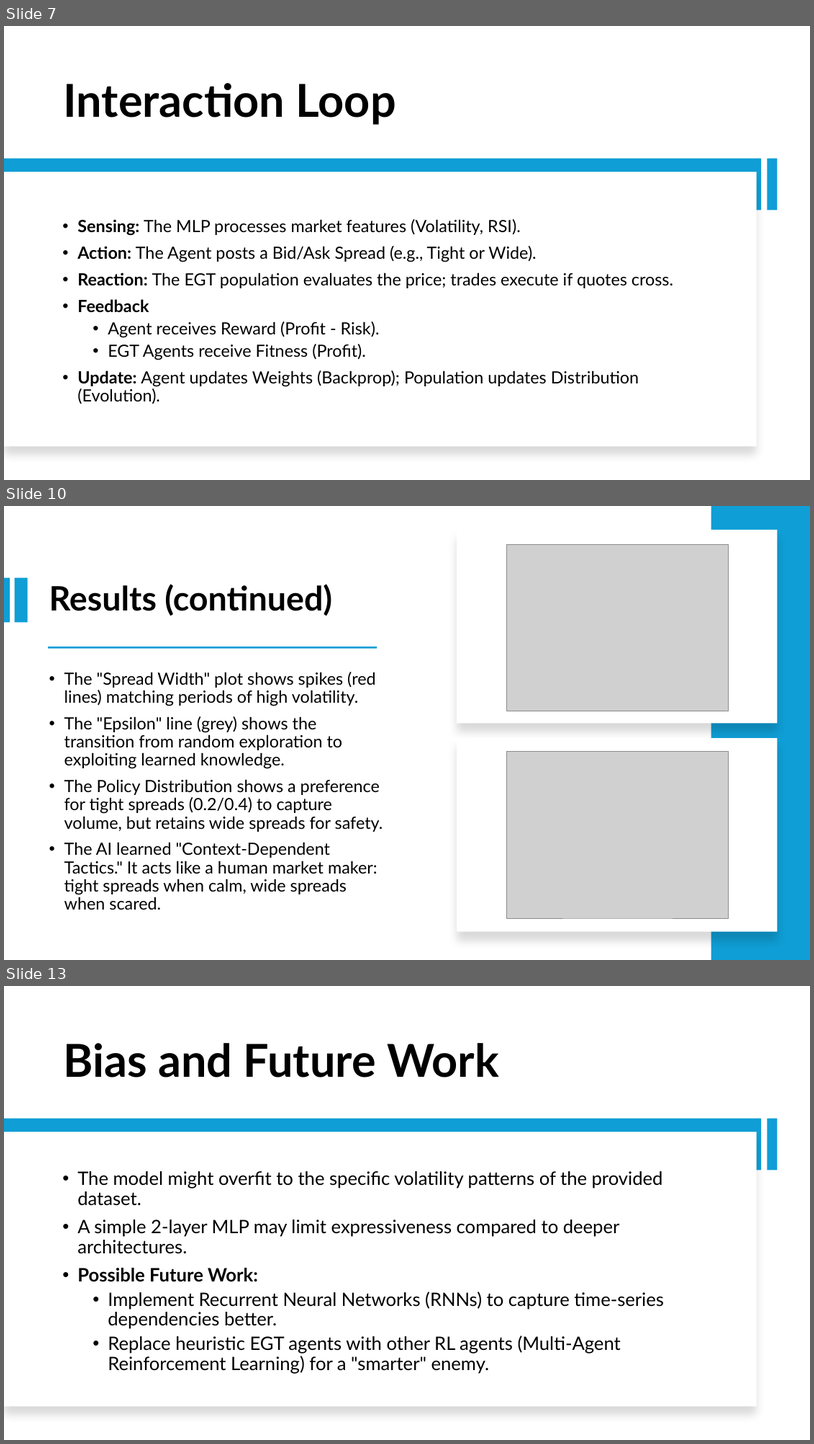
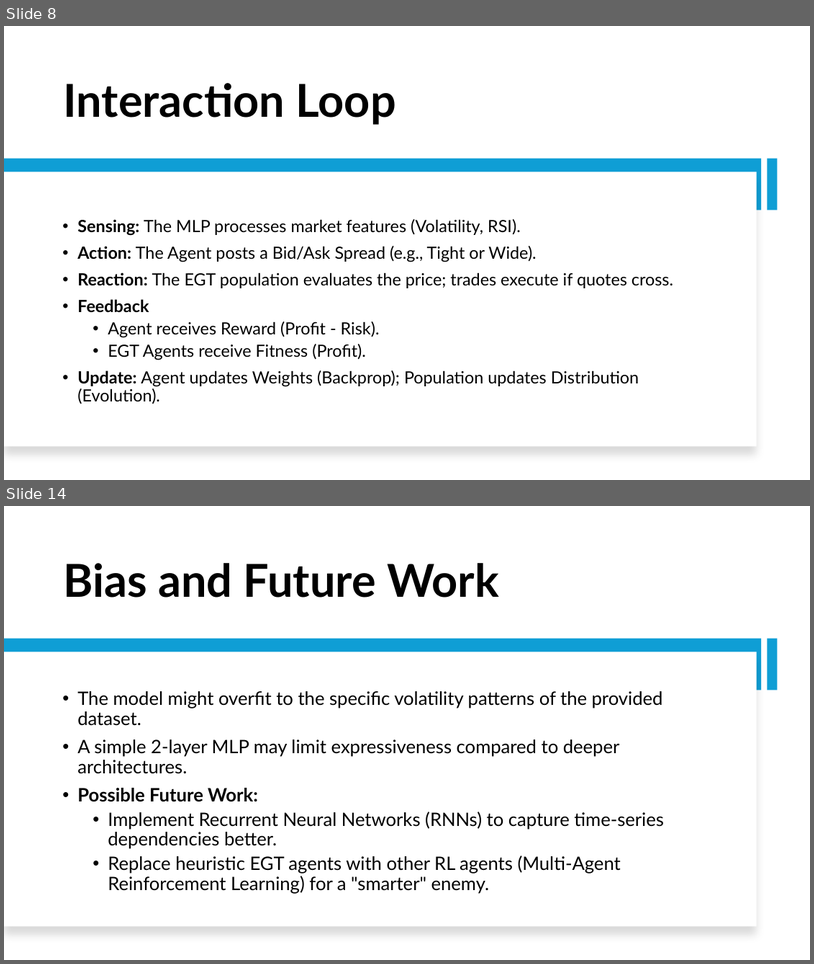
Before and after one commit to Srithwak/Coevolutionary_ARL_vs_EGT_agents_research, a slide deck: presentation.pptx. Shown one above the other, each under a label of ours: slides 7, 10 and 13 before the commit, slides 8 and 14 after it; the slides between them are not shown. The pictures are 814x1444 and 814x964 pixels, drawn with LibreOffice and Linux fonts; fonts in the diff are those of the drawing; grey boxes stand for pictures. Boxes give left, top, right and bottom in pixels: in the first picture for what was removed or moved away, otherwise in the second. Text is boxed around its words. In the diff, an @@ line names an element or a change of style, - is before the commit and + after.

```diff
--- a/presentation.pptx
+++ b/presentation.pptx
@@ slide 10 removed at (x1=4, y1=506, x2=810, y2=960), background #FFFFFF @@
@@ rectangle removed at (x1=712, y1=506, x2=810, y2=960) @@
@@ rectangle removed at (x1=457, y1=530, x2=778, y2=723) @@
@@ picture removed at (x1=507, y1=545, x2=729, y2=711) @@
@@ rectangle removed at (x1=4, y1=577, x2=10, y2=622) @@
@@ rectangle removed at (x1=14, y1=577, x2=27, y2=622) @@
@@ title removed at (x1=49, y1=584, x2=332, y2=615) @@
-Results (continued)
@@ rectangle removed at (x1=48, y1=646, x2=377, y2=648) @@
@@ text removed at (x1=64, y1=672, x2=383, y2=909) @@
-• The "Spread Width" plot shows spikes (red lines) matching periods of high volatility.
-• The "Epsilon" line (grey) shows the transition from random exploration to exploiting learned knowledge.
-• The Policy Distribution shows a preference for tight spreads (0.2/0.4) to capture volume, but retains wide spreads for safety.
-• The AI learned "Context-Dependent Tactics." It acts like a human market maker: tight spreads when calm, wide spreads when scared.
@@ rectangle removed at (x1=457, y1=738, x2=778, y2=932) @@
@@ picture removed at (x1=507, y1=752, x2=729, y2=918) @@
@@ what was slide 7 is now slide 8 @@
@@ what was slide 13 is now slide 14 @@
```
Also in this commit, not shown: 7 slides changed, 3 slides added, 1 other slide removed, 15 other files.
